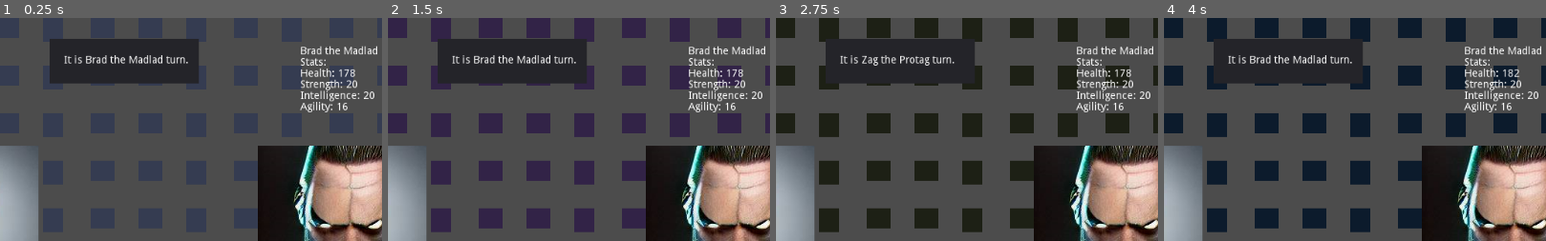
Above: before the commit, frames 1-4 (left to right).
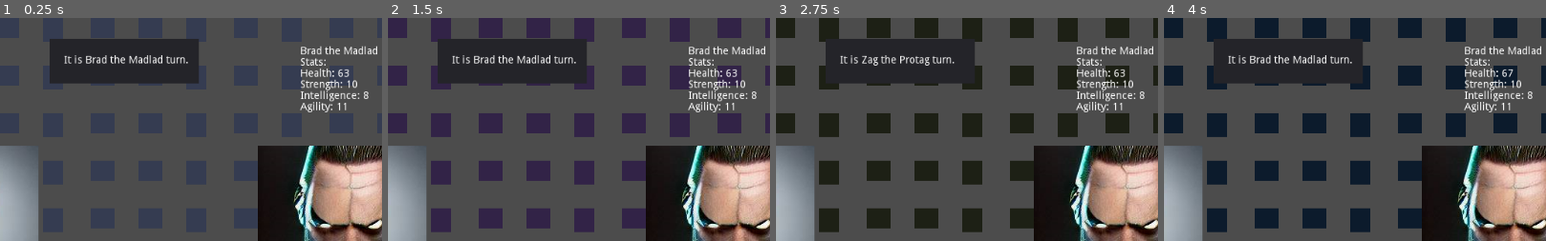
Above: after the commit, the same moments.

Repository: Lore-Corps/Lore-GAME
Game: Godot game, scene res://Scenes/Battle.tscn
Two runs of this game, one before a commit and one after it. Both use one fixed random seed, a clock stepped at 60 frames per second and the inputs below. The engine's default icon, where the game draws it, is replaced by a stand-in: a white triangle on a blue panel in a dark square.
Inputs (mouse positions are % of the whole screen's width and height, from its top left):
- Up to frame 1 (0.25 s): no input
- Up to frame 2 (1.5 s): click "Attack" at 0.5 s; click "Delayed Attack" at 1.25 s
- Up to frame 3 (2.75 s): click "Attack" at 2 s
- Up to frame 4 (4 s): click (24, 83) at 2.75 s; click (24, 83) at 3.5 s
The pictures show only the part of the screen within x 32-82%, y 0-50%; the shares and areas given below are measured in that part.

The runs differ from the first frame. In frame 1, 0.2% of the frame differs, in the area x 88-98%, y 23-42%; in frame 2, 0.2%; in frame 3, 0.2%; in frame 4, 0.2%.

Commit message:
Update EnemyEntity.gd
Stats are now randomized when enemy is created. Before it was just on creation

Diff:
--- a/Scripts/EnemyEntity.gd
+++ b/Scripts/EnemyEntity.gd
@@ -4,11 +4,7 @@
 
 func _ready():
 	rng.randomize()
-	agility = rng.randi_range(5, 20)
-	intelligence = rng.randi_range(5, 20)
-	strength = rng.randi_range(5, 20)
-	max_health = rng.randi_range(50, 200)
-	curr_health = max_health
+	randomize_stats()
 	char_name = "Brad the Madlad"
 	print("Here I am ", char_name, "!")
 	update_entity_label()
@@ -16,5 +12,12 @@
 
 func reset():
 	.reset()
+	randomize_stats()
+
+func randomize_stats():
 	rng.randomize()
-	agility = rng.randi_range(5, 15)
+	agility = rng.randi_range(5, 20)
+	intelligence = rng.randi_range(5, 20)
+	strength = rng.randi_range(5, 20)
+	max_health = rng.randi_range(50, 200)
+	curr_health = max_health
